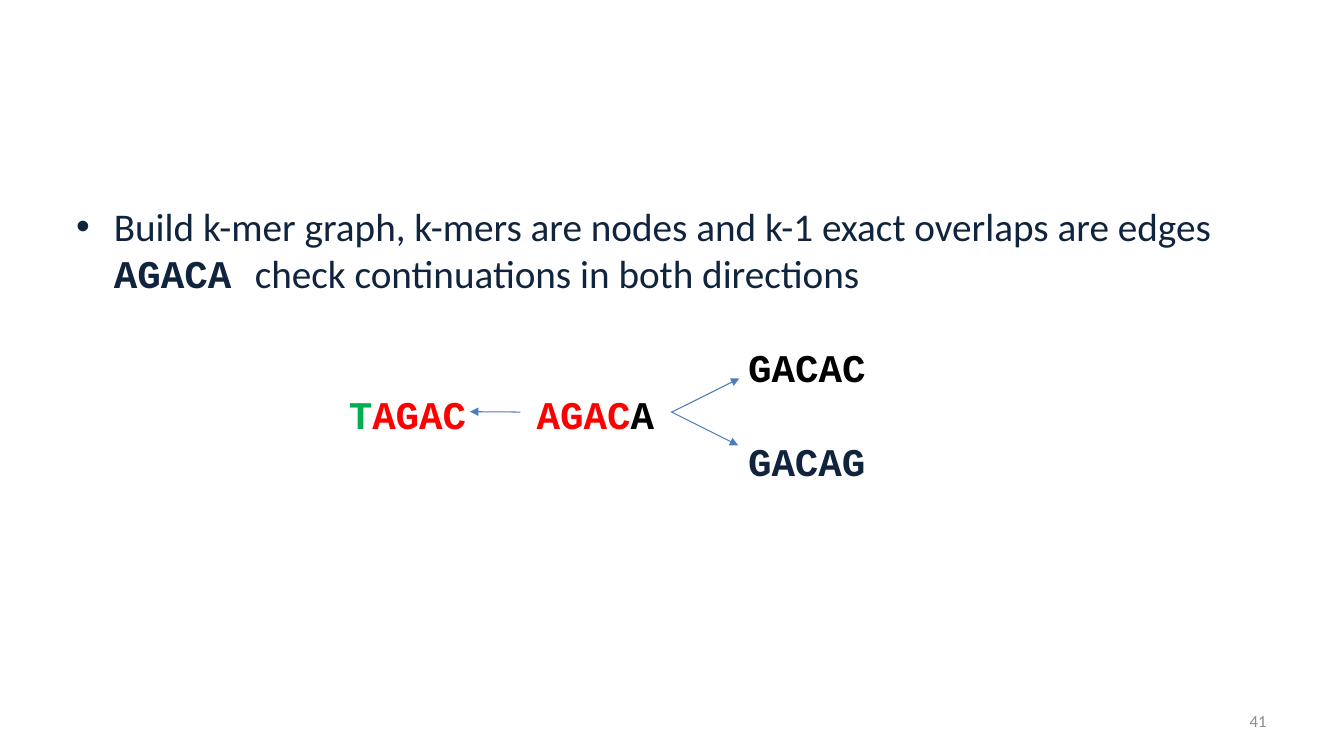
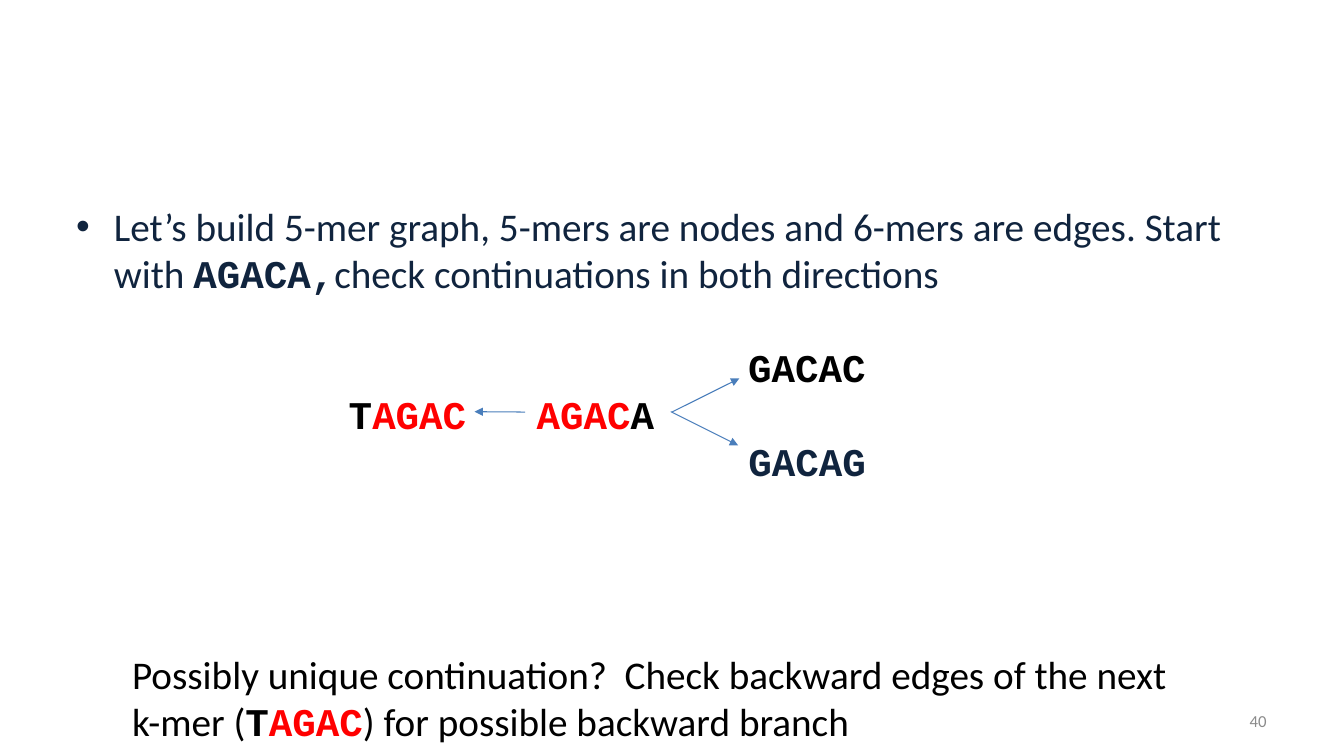
Before and after one commit to alekseyzimin/BME-Algorithms-for-Analysis-of-Genomic-Data, a slide deck: slide 40 of Fall 2026/Week 5 -- Genome Assembly Algorithms.pptx (slide 41 before the commit). Drawn at 1344x756 pixels with LibreOffice and Linux fonts; fonts in the diff are those of the drawing; background and template pictures are left out. Boxes give left, top, right and bottom in pixels: in the first picture for what was removed or moved away, otherwise in the second. Text is boxed around its words. In the diff, an @@ line names an element or a change of style, - is before the commit and + after.

```diff
--- a/Fall 2026/Week 5 -- Genome Assembly Algorithms.pptx
+++ b/Fall 2026/Week 5 -- Genome Assembly Algorithms.pptx
@@ text at [114, 213, 1221, 477]: text changed @@
-• Build k-mer graph, k-mers are nodes and k-1 exact overlaps are edges
-  AGACA check continuations in both directions
-  GACAC
-  TAGAC AGACA
-  none A GACAG
-  none A
+• Let’s build 5-mer graph, 5-mers are nodes and 6-mers are edges. Start with AGACA,check continuations in both directions
+  GACAC
+  TAGAC AGACA
+  we can collapse the unique edge GACAG
+  none Acolla
@@ arrow moved from (520, 412) - (470, 411) to (525, 412) - (475, 411) @@
@@ text added at [132, 661, 1167, 743], 28 pt, text #000000 @@
+Possibly unique continuation? Check backward edges of the next k-mer (TAGAC) for possible backward branch
@@ page number at [1250, 716, 1267, 727]: text changed @@
-41
+40
```
Also in this commit, not shown: 21 other slides changed, 5 slides added.
